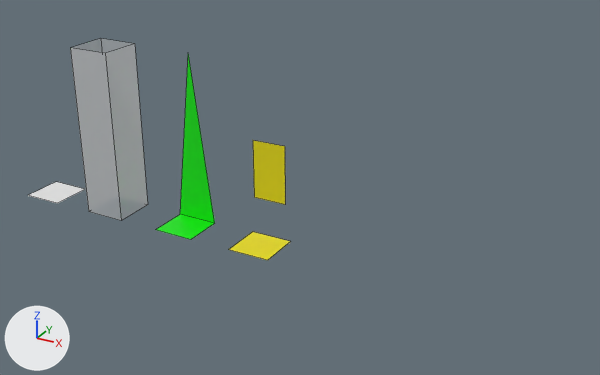
The Blender file external_workflows/blender/grid_library_source/grid_library_source.blend, before and after one commit.
Camera for both pictures: a 50 mm camera at (14.65, -13.89, 8.56) aimed at (6.88, 0.23, 1.49). Lighting does not change. The marker at lower left points along +X, +Y and +Z. The picture after the commit comes second. Mesh edges are drawn as thin lines.

Names of what the first picture shows: 'Alarm', 'Floor', 'Ladder', 'Wall'.
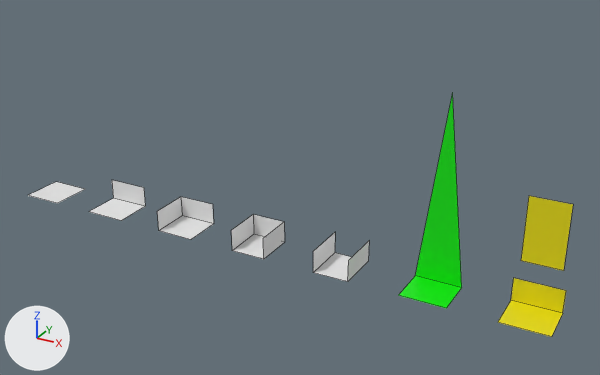
Pixel boxes [x1, y1, x2, y2] of what changed, in the pictures (600 x 375 px):
'Wall', recoloured, surface changed, reshaped (28% narrower, 77% shorter)
    before: [70, 39, 148, 220]
    after: [89, 180, 145, 220]
'Ladder', moved
    before: [156, 55, 215, 239]
    after: [398, 93, 462, 308]
'Alarm', reshaped, moved (23% wider, 17% taller)
    before: [229, 140, 290, 260]
    after: [498, 196, 573, 337]
'Corner', added
    after: [157, 197, 214, 239]
'DeadEnd', added
    after: [231, 214, 285, 259]
'Passage', added
    after: [313, 233, 369, 282]

The change, as a list of edits to the scene's bpy script:
```text
Change mat_gridmaterial:
    mat_gridmaterial.alpha: 0.4 -> 1.0
    mat_gridmaterial.base_color: (0.8, 0.8, 0.8) -> (0.799, 0.799, 0.799)  # white #e7e7e7
Change me_cube_001:
    used by ob_wall; location = (2.0, 0.0, 0.0)
    verts and faces of me_cube_001; kept vertices keep their numbers, new ones are numbered from 8
    before: 0 (0.5, 0.5, 4.0) at pixel (134, 43), 1 (0.5, 0.5, 0.0) at pixel (147, 204), 2 (0.5, -0.5, 4.0) at pixel (105, 53), 3 (0.5, -0.5, 0.0) at pixel (121, 220), 4 (-0.5, 0.5, 4.0) at pixel (100, 38)
    before: 5 (-0.5, 0.5, 0.0), 6 (-0.5, -0.5, 4.0) at pixel (70, 47), 7 (-0.5, -0.5, 0.0) at pixel (88, 211)
    remove me_cube_001.from_pydata(...)  # 8 vertices, 4 faces; spans x -0.5..0.5, y -0.5..0.5, z 0.0..4.0
    add me_cube_001.from_pydata(...)  # 6 vertices, 2 faces; spans x -0.5..0.5, y -0.5..0.4, z 0.0..0.5
    me_cube_001 part 1
    add delete_vertices([0, 1, 2, 4, 5, 6])  # with the faces that use them
    add verts[8] = (0.5, 0.4, 0.5)  # pixel (143, 187)
    add verts[9] = (0.5, 0.4, 0.0)  # pixel (145, 206)
    add verts[10] = (-0.5, 0.4, 0.5)  # pixel (111, 179)
    add verts[11] = (-0.5, 0.4, 0.0)  # pixel (113, 198)
    add faces += [(3, 9, 11, 7), (8, 10, 11, 9)]
Change me_cube_003:
    used by ob_alarm; location = (6.0, 0.0, 0.0)
    verts and faces of me_cube_003; kept vertices keep their numbers, new ones are numbered from 8
    before: 0 (0.5, 0.5, 0.0) at pixel (290, 241), 2 (-0.5, 0.5, 0.0) at pixel (252, 231), 4 (0.4, 0.45, 2.26) at pixel (284, 146), 5 (0.4, 0.45, 0.9) at pixel (285, 204), 6 (-0.4, 0.45, 2.26) at pixel (252, 140)
    before: 7 (-0.4, 0.45, 0.9) at pixel (254, 197)
    remove me_cube_003.from_pydata(...)  # 8 vertices, 2 faces; spans x -0.5..0.5, y -0.5..0.5, z 0.0..2.26
    add me_cube_003.from_pydata(...)  # 10 vertices, 3 faces; spans x -0.5..0.5, y -0.5..0.4, z 0.0..2.26
    me_cube_003 part 2
    add for i in [*range(4, 8)]: verts[i] += (0.0, -0.05, 0.0)
    add verts[0] = (0.5, 0.4, 0.0)  # moved, pixel (562, 313)
    add verts[2] = (-0.5, 0.4, 0.0)  # moved, pixel (510, 300)
    add verts[8] = (0.5, 0.4, 0.5)  # pixel (566, 290)
    add verts[9] = (-0.5, 0.4, 0.5)  # pixel (513, 277)
    add faces += [(0, 8, 9, 2)]
Add me_cube_006:
    me_cube_006.from_pydata([(0.4, 0.5, 0.5), (0.4, 0.5, 0.0), (0.4, -0.5, 0.0), (-0.4, 0.5, 0.5), (-0.4, 0.5, 0.0), (-0.4, -0.5, 0.0), (-0.4, -0.5, 0.5), (0.4, -0.5, 0.5)], [], [(4, 5, 2, 1), (3, 6, 5, 4), (1, 2, 7, 0)])
    me_cube_006.materials.append(mat_gridmaterial)  # white #e7e7e7
Add me_cube_005:
    me_cube_005.from_pydata([(0.4, 0.4, 0.5), (0.4, 0.4, 0.0), (0.4, -0.5, 0.0), (-0.4, 0.4, 0.5), (-0.4, 0.4, 0.0), (-0.4, -0.5, 0.0), (-0.4, -0.5, 0.5), (0.4, -0.5, 0.5)], [], [(4, 5, 2, 1), (4, 1, 0, 3), (3, 6, 5, 4), (1, 2, 7, 0)])
    me_cube_005.materials.append(mat_gridmaterial)  # white #e7e7e7
Add me_cube_004:
    me_cube_004.from_pydata([(0.5, 0.4, 0.5), (0.5, 0.4, 0.0), (0.5, -0.5, 0.0), (-0.4, 0.4, 0.5), (-0.4, 0.4, 0.0), (-0.4, -0.5, 0.0), (-0.4, -0.5, 0.5)], [], [(4, 5, 2, 1), (4, 1, 0, 3), (3, 6, 5, 4)])
    me_cube_004.materials.append(mat_gridmaterial)  # white #e7e7e7
Change ob_ladder:
    ob_ladder.location: (4.0, 0.0, 0.0) -> (10.0, 0.0, 0.0)
Change ob_alarm:
    ob_alarm.location: (6.0, 0.0, 0.0) -> (12.0, 0.0, 0.0)
Add ob_passage:
    ob_passage = bpy.data.objects.new('Passage', me_cube_006)
    ob_passage.location = (8.0, 0.0, 0.0)
Add ob_deadend:
    ob_deadend = bpy.data.objects.new('DeadEnd', me_cube_005)
    ob_deadend.location = (6.0, 0.0, 0.0)
Add ob_corner:
    ob_corner = bpy.data.objects.new('Corner', me_cube_004)
    ob_corner.location = (4.0, 0.0, 0.0)
```
